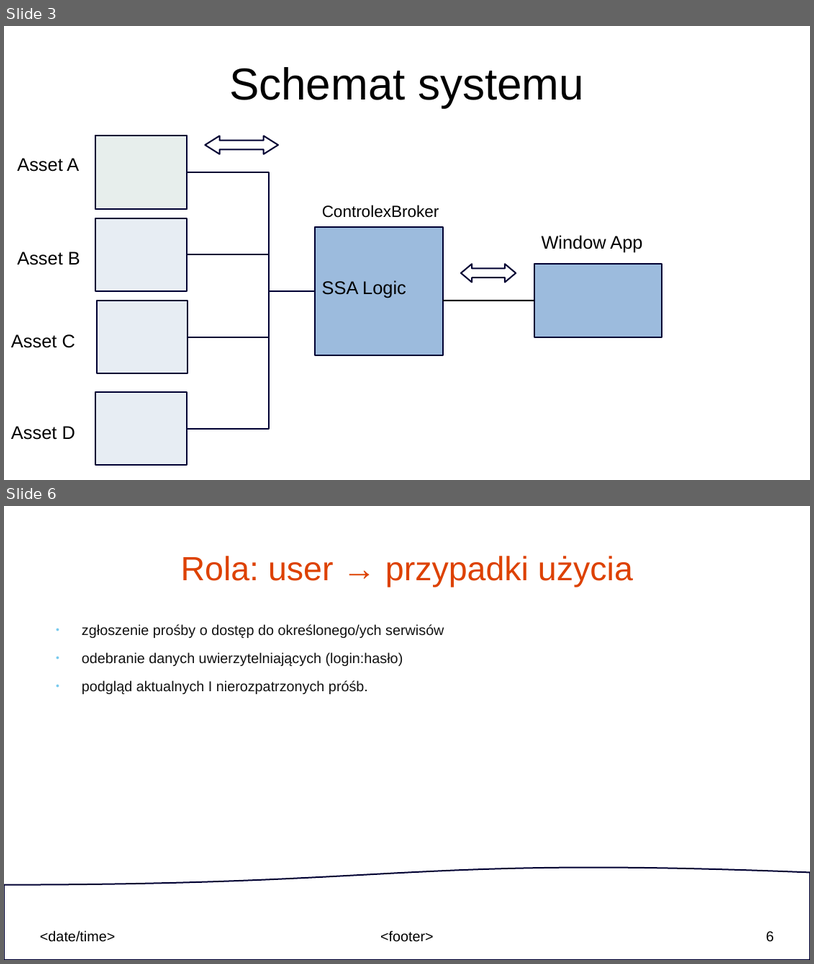
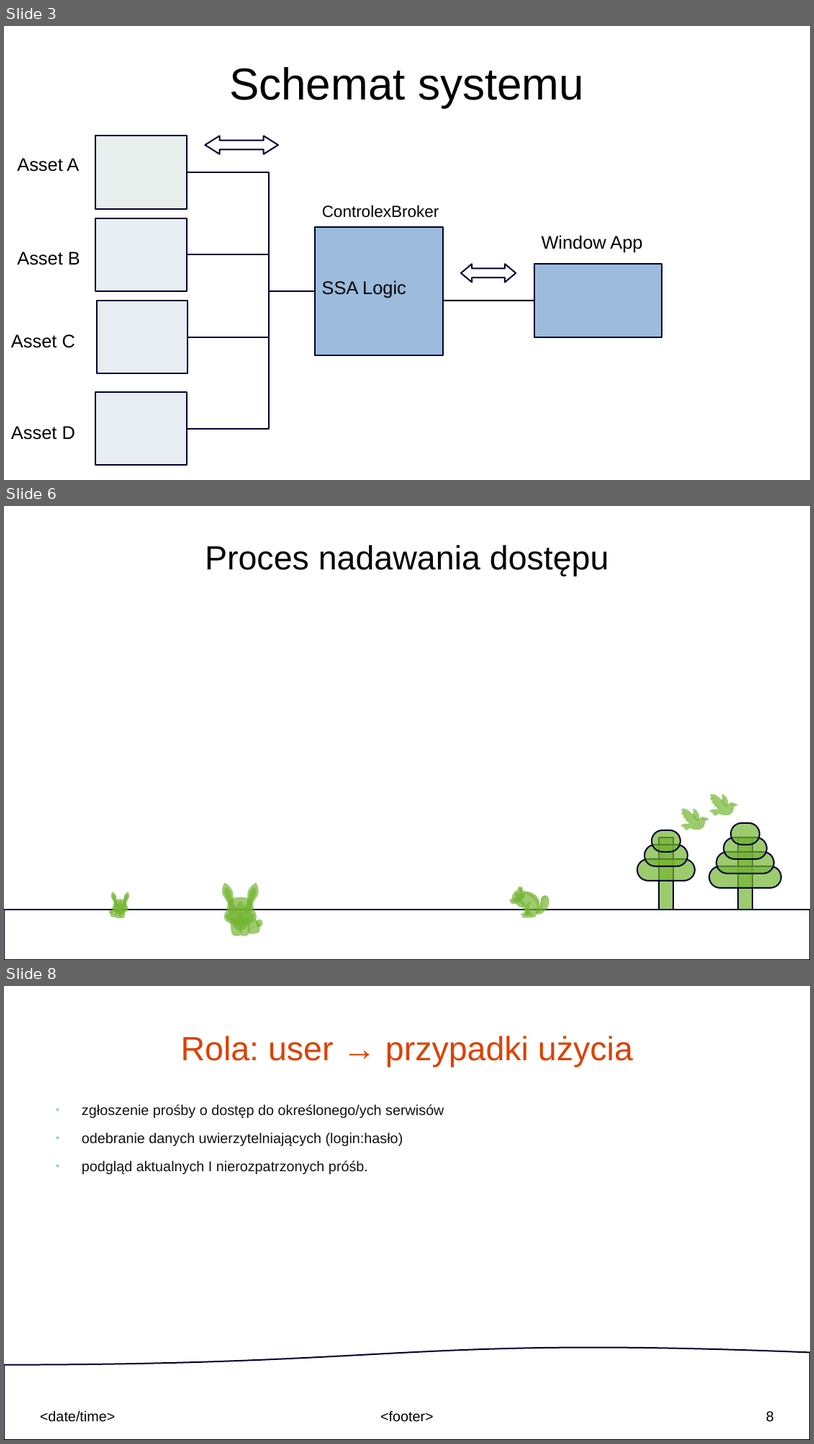
Before and after one commit to Nixam01/mzomi_BHL_2024, a slide deck: dokumentacja_projektu_Access_Broker.odp. Shown one above the other, each under a label of ours: slides 3 and 6 before the commit, slides 3, 6 and 8 after it; the slides between them are not shown. The pictures are 814x964 and 814x1444 pixels, drawn with LibreOffice and Linux fonts; fonts in the diff are those of the drawing. Boxes give left, top, right and bottom in pixels: in the first picture for what was removed or moved away, otherwise in the second. Text is boxed around its words. In the diff, an @@ line names an element or a change of style, - is before the commit and + after.

```diff
--- a/dokumentacja_projektu_Access_Broker.odp
+++ b/dokumentacja_projektu_Access_Broker.odp
@@ slide 6 added at (x1=4, y1=506, x2=810, y2=960), background #FFFFFF @@
@@ title added at (x1=205, y1=545, x2=610, y2=576), 33 pt, text #000000 @@
+Proces nadawania dostępu
@@ group added at (x1=710, y1=794, x2=738, y2=816): 8 freeform shapes @@
@@ group added at (x1=681, y1=808, x2=710, y2=830): 8 freeform shapes @@
@@ rounded rectangle added at (x1=731, y1=823, x2=760, y2=845), fill #74B531 at 70% opacity, outline #000032 1.42 pt @@
@@ rounded rectangle added at (x1=645, y1=845, x2=688, y2=867), fill #74B531 at 70% opacity, outline #000032 1.42 pt @@
@@ rounded rectangle added at (x1=652, y1=830, x2=681, y2=852), fill #74B531 at 70% opacity, outline #000032 1.42 pt @@
@@ rectangle added at (x1=660, y1=837, x2=674, y2=909), fill #74B531 at 70% opacity, outline #000032 1.42 pt @@
@@ rounded rectangle added at (x1=724, y1=837, x2=767, y2=860), fill #74B531 at 70% opacity, outline #000032 1.42 pt @@
@@ rectangle added at (x1=738, y1=837, x2=754, y2=909), fill #74B531 at 70% opacity, outline #000032 1.42 pt @@
@@ rounded rectangle added at (x1=638, y1=859, x2=695, y2=880), fill #74B531 at 70% opacity, outline #000032 1.42 pt @@
@@ rounded rectangle added at (x1=710, y1=866, x2=782, y2=888), fill #74B531 at 70% opacity, outline #000032 1.42 pt @@
@@ rounded rectangle added at (x1=717, y1=852, x2=774, y2=873), fill #74B531 at 70% opacity, outline #000032 1.42 pt @@
@@ freeform shape added at (x1=512, y1=885, x2=526, y2=901), fill #74B531 at 70% opacity @@
@@ freeform shape added at (x1=514, y1=894, x2=526, y2=903), fill #74B531 at 70% opacity @@
@@ freeform shape added at (x1=515, y1=893, x2=519, y2=896), fill #74B531 at 70% opacity @@
@@ freeform shape added at (x1=515, y1=893, x2=517, y2=896), fill #74B531 at 70% opacity @@
@@ freeform shape added at (x1=516, y1=893, x2=538, y2=917), fill #74B531 at 70% opacity @@
@@ freeform shape added at (x1=517, y1=885, x2=522, y2=890), fill #74B531 at 70% opacity @@
@@ freeform shape added at (x1=520, y1=888, x2=523, y2=894), fill #74B531 at 70% opacity @@
@@ freeform shape added at (x1=525, y1=891, x2=540, y2=914), fill #74B531 at 70% opacity @@
@@ freeform shape added at (x1=525, y1=892, x2=540, y2=914), fill #74B531 at 70% opacity @@
@@ rectangle added at (x1=4, y1=909, x2=810, y2=960), fill #FFFFFF at 70% opacity, outline #000032 1.42 pt @@
@@ group added at (x1=109, y1=892, x2=129, y2=918): 23 freeform shapes @@
@@ group added at (x1=222, y1=883, x2=263, y2=937): 23 freeform shapes @@
@@ freeform shape added at (x1=509, y1=898, x2=528, y2=915), fill #74B531 at 70% opacity @@
@@ freeform shape added at (x1=511, y1=901, x2=526, y2=908), fill #74B531 at 70% opacity @@
@@ freeform shape added at (x1=525, y1=901, x2=533, y2=916), fill #74B531 at 70% opacity @@
@@ freeform shape added at (x1=537, y1=896, x2=548, y2=914), fill #74B531 at 70% opacity @@
@@ freeform shape added at (x1=537, y1=896, x2=548, y2=914), fill #74B531 at 70% opacity @@
@@ freeform shape added at (x1=538, y1=896, x2=550, y2=914), fill #74B531 at 70% opacity @@
@@ what was slide 6 is now slide 8 @@
@@ page number at (x1=766, y1=1411, x2=774, y2=1422): text changed @@
-6
+8
```
Also in this commit, not shown: 4 slides changed, 2 other slides added.
